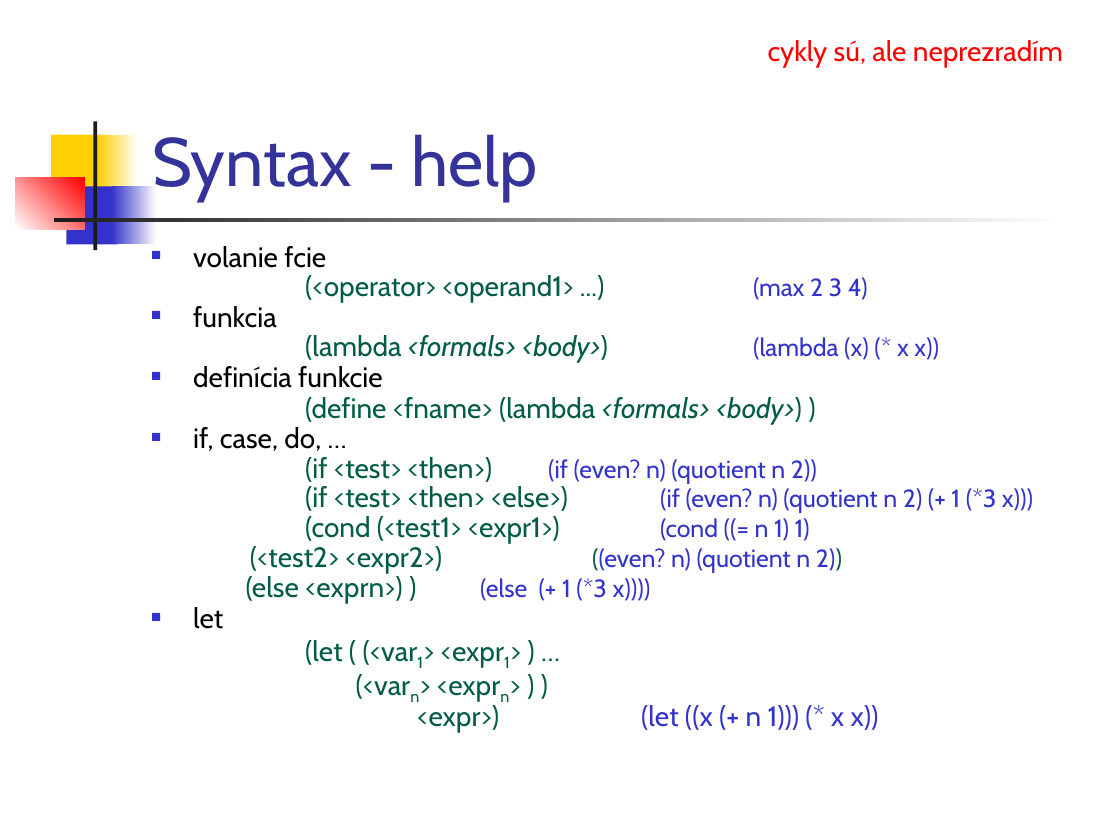
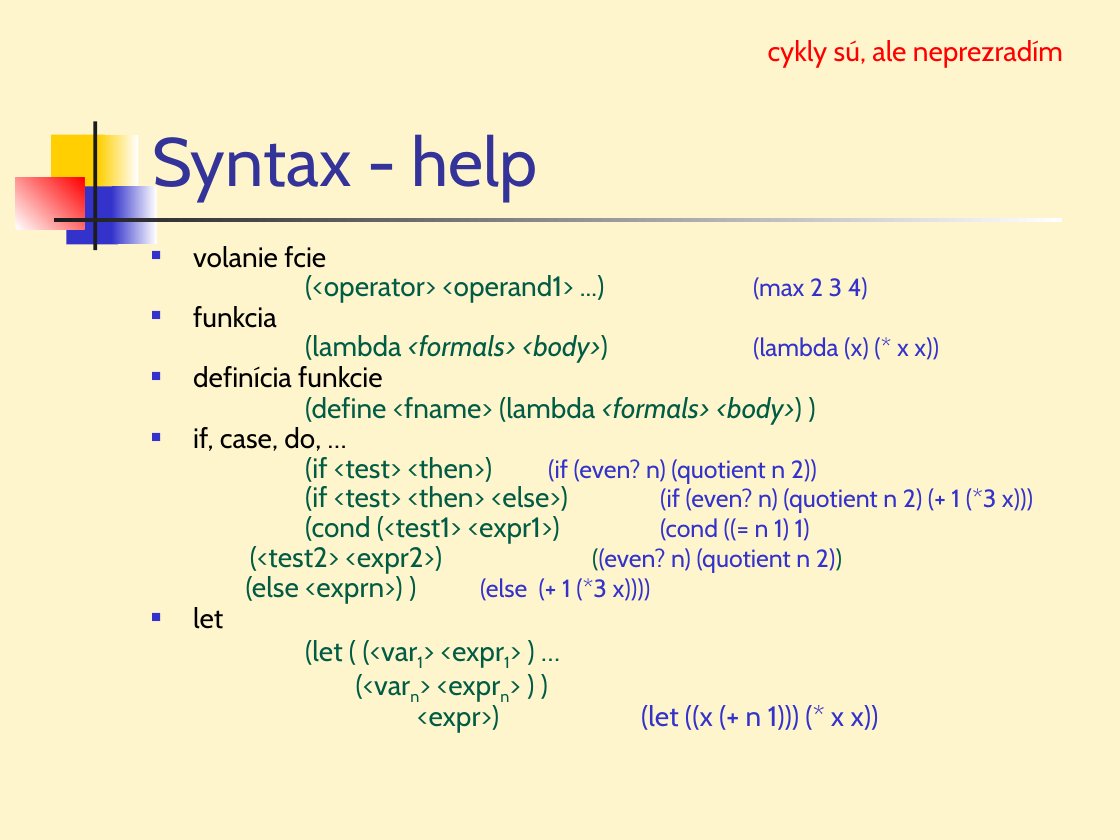
Before and after one commit to Funkcionalne/Prednasky, a slide deck: slide 41 of 01/01_fpro.ppt (slide 24 before the commit). Drawn at 1120x840 pixels with LibreOffice and Linux fonts; fonts in the diff are those of the drawing. Boxes give left, top, right and bottom in pixels: in the first picture for what was removed or moved away, otherwise in the second. Text is boxed around its words. In the diff, an @@ line names an element or a change of style, - is before the commit and + after.

```diff
--- a/01/01_fpro.ppt
+++ b/01/01_fpro.ppt
@@ background #FFFFFF to #FFF5CC @@
```
Also in this commit, not shown: 1 other slide changed, 17 slides added, 1 other file.
